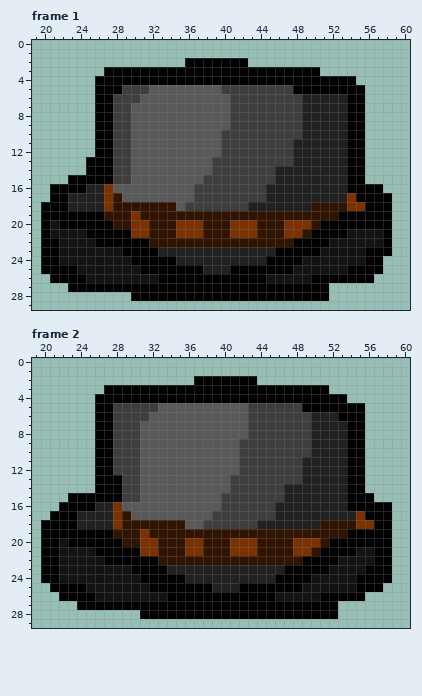
Animated GIF sprite: sprites/gif/steampunk.gif. Above is the file before it was changed.
The file is 80x80 pixels, 2 frames. Shown: frame 1: x 19..60, y 0..29; frame 2: x 19..60, y 0..29.
After:
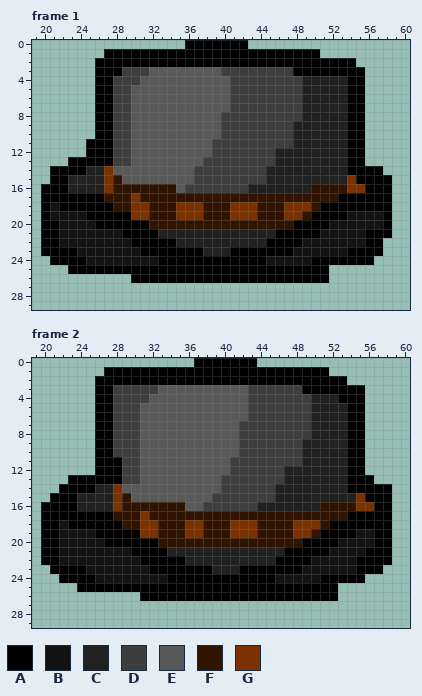
Palette (. is transparent): A #000000  B #131313  C #212121  D #3e3e3e  E #595959  F #311400  G #7b3200
From old to new:
Changed rows in their new state; - is an unchanged pixel.
Frame 1:
first column x 20:
 0 ----------------AAAAAAA----------------
 1 -------AAAAAAAAAAAAAAAAAAAAAAAA--------
 2 ------AAAAAAAAAA-------AAAAAAAAAAAA----
 3 ------A--DDDEEEEEEEEDDDDDDDD---AAAAA---
 4 --------DDDEEEEEEEEEEDDDDDDDDCCCCC-A---
 5 --------D-EE--------E-------DCCCCC-----
 6 ----------E----------------------------
 8 --------------------D------------------
 9 --------------------D-------C----------
10 ----------------------------C----------
11 -----A-------------D-------------------
12 -----A-------------D------CC-----------
13 ---AA-------------D-------CC-----------
14 -AAAACCGEE-------DD------C----------AA-
15 -AACCCCGFE-------D-------C--------G-AAA
16 A--CC---FFFFFFF-D------CC-----FFFFGG--A
17 A--AAAAF-FGFFFFFFFFFFFFFFFFFFFFFFAA----
18 -B-AAAAA--GG---GGGFFFGGGFFFGGG-AAAAA---
19 -BBBB--AAA-G---GGG---GGG---GG-AAA-BBBB-
20 -ABBBB--AAAA---FFF---FFF---FAAA-BBBBBB-
21 -A---BBBB-AAACCCCCCCCCCCCCAAAA-BBB--AA-
22 ------BBBB--AAACCCCCCCCCCAAA-BBB----AA.
23 --AA-----BB--AAAAA---AAAAA--BBB---AA--.
24 .-AAA-----BBB--AAAAAAAAAABBBB-AAAAAA-.-
25 ...-AAAAAAA-------AAA-------AAAA......-
26 -.........AAA------------AAAAA--.....--
27 ---.............................-------
28 ----------......................-------
Frame 2:
first column x 20:
 0 -----------------AAAAAAA---------------
 1 -------AAAAAAAAAAAAAAAAAAAAAAAAA-------
 2 ------AAAAAAAAAAA-------AAAAAAAAAA-----
 3 ------A-DDDDDEEEEEEEEEEDDDDDD---AAAA---
 4 --------DDDDEEEEEEEEEEEDDDDDDDCCC-AA---
 5 -----------EE----------------DCCCC-----
 6 -----------E---------------------C-----
 7 ----------------------D----------------
 8 ----------------------D----------------
 9 -----------------------------C---------
10 -----------------------------C---------
11 --------A------------D-----------------
12 --------A------------D-----CC----------
13 ---AAA--------------D------CC-------A--
14 --AAAACCGEE---------D-----C---------AAA
15 -AA-CCCCGFE--------D------C-------CG-AA
16 AA--CC---FFFFFFF--DD----CC-----FFFFGG--
17 A---AAAAF-FGFFFFFFFFFFFFFFFFFFFFFFAA---
18 --B-AAAAA--GG---GGFFFGGGFFFFGGG-AAAAA--
19 --BBBB--AAA-G---GG---GGG----GG-AAA-BB--
20 ---BBBB--AAAA---FF---FFF----FAAA-BBBB--
21 ------BBBB-AAACCCCCCCCCCCCCAAAA-BBB-A--
22 -------BBBB--AAACCCCCCCCCCAAA-BBB--AA--
23 .-AAA-----BB--AAAAA---AAAAA--BBB---A--.
24 ..AAAA-----BBB--AAAAAAAAAABBBB-AAAA-...
25 -...-AAAAAAA-------AAA-------AAAA.....-
26 --.........AAA------------AAAAA--...---
27 ----.............................------
28 -----------......................------
Pixel boxes of the changes (left, top, right, bottom) in both pictures:
changed: (41, 40, 392, 301)
changed: (41, 358, 392, 619)
